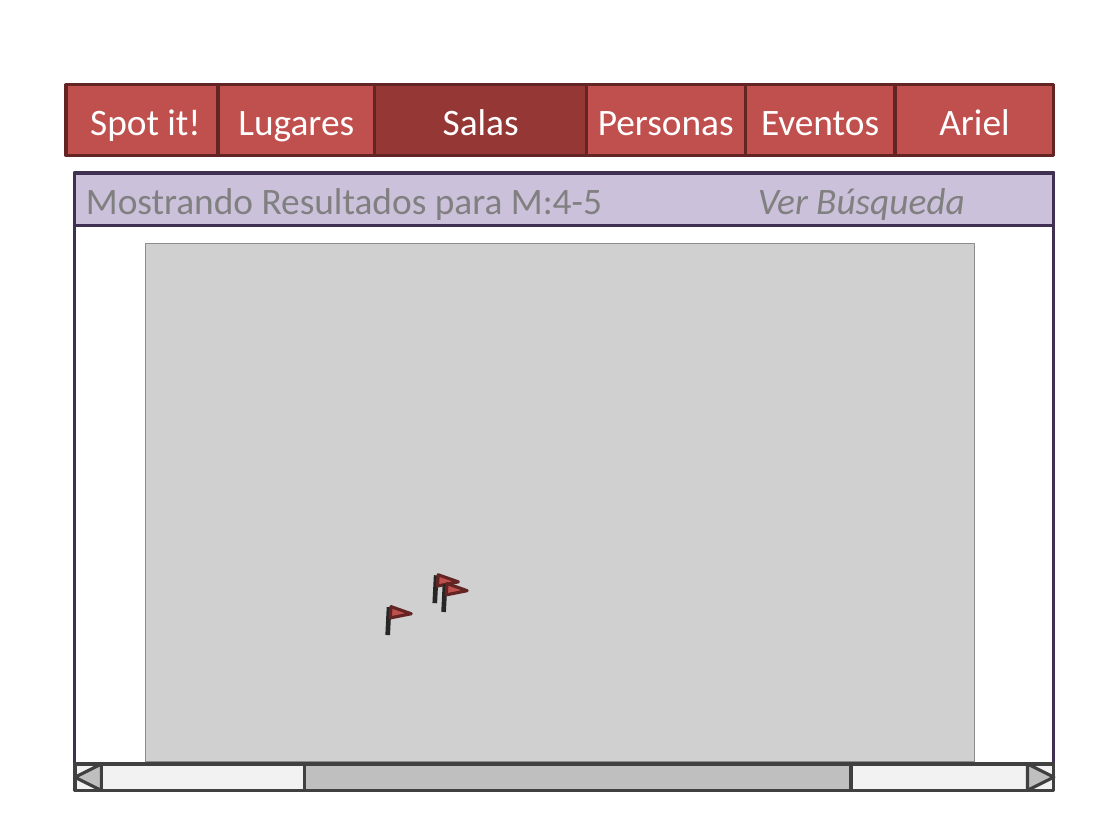
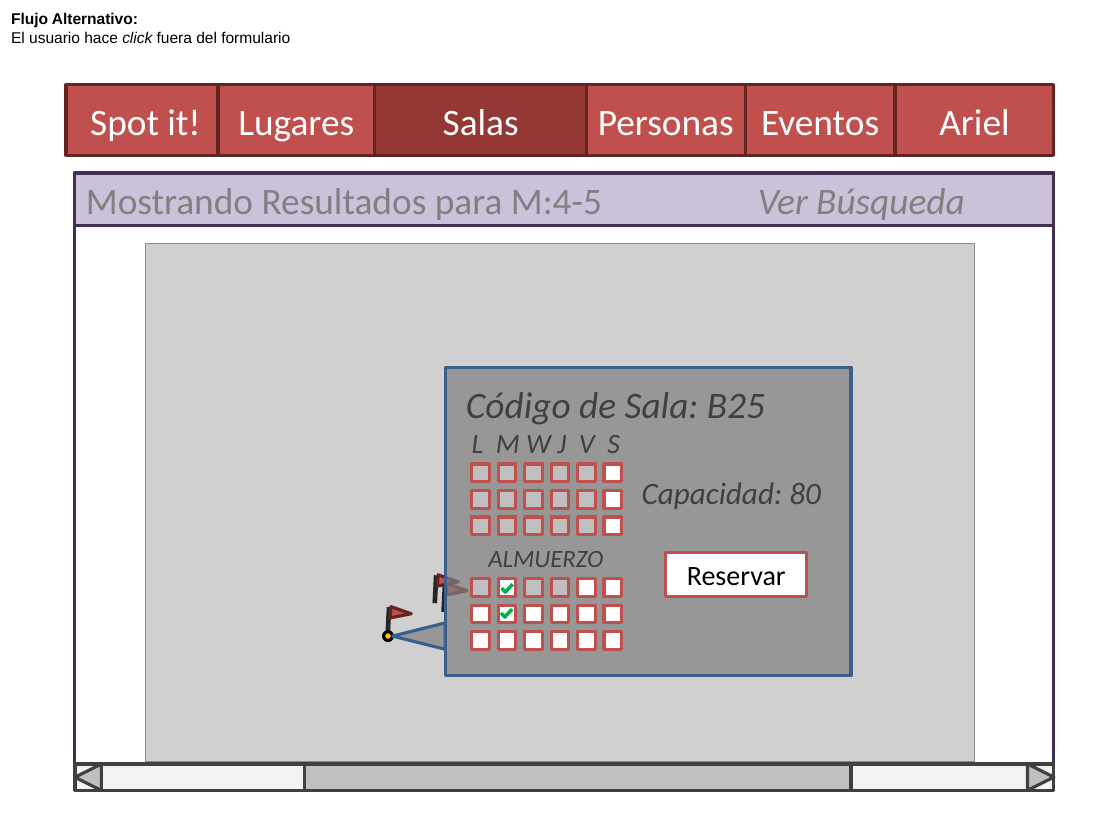
Before and after one commit to Ariel-Perez/Spot-It, a slide deck: slide 8 of Diseño/Spot it - Boceto de Interfaz.pptx. Drawn at 1120x840 pixels with LibreOffice and Linux fonts; fonts in the diff are those of the drawing; grey boxes stand for pictures. Boxes give left, top, right and bottom in pixels: in the first picture for what was removed or moved away, otherwise in the second. Text is boxed around its words. In the diff, an @@ line names an element or a change of style, - is before the commit and + after.

```diff
--- a/Diseño/Spot it - Boceto de Interfaz.pptx
+++ b/Diseño/Spot it - Boceto de Interfaz.pptx
@@ text added at bbox=[11, 12, 290, 43], 10 pt, text #000000 @@
+Flujo Alternativo:
+El usuario hace click fuera del formulario
@@ text in rectangle at bbox=[480, 452, 648, 525]: text added @@
+MAPA
@@ group added at bbox=[384, 367, 851, 676]: 38 rectangles, 4 texts, 4 lines, 1 ellipse, 1 triangle @@
+Código de Sala: B25
+ALMUERZO
+L M W J V S
+Reservar
+Capacidad: 80
```
Also in this commit, not shown: 2 other slides changed, 1 slide added, 1 other file.
